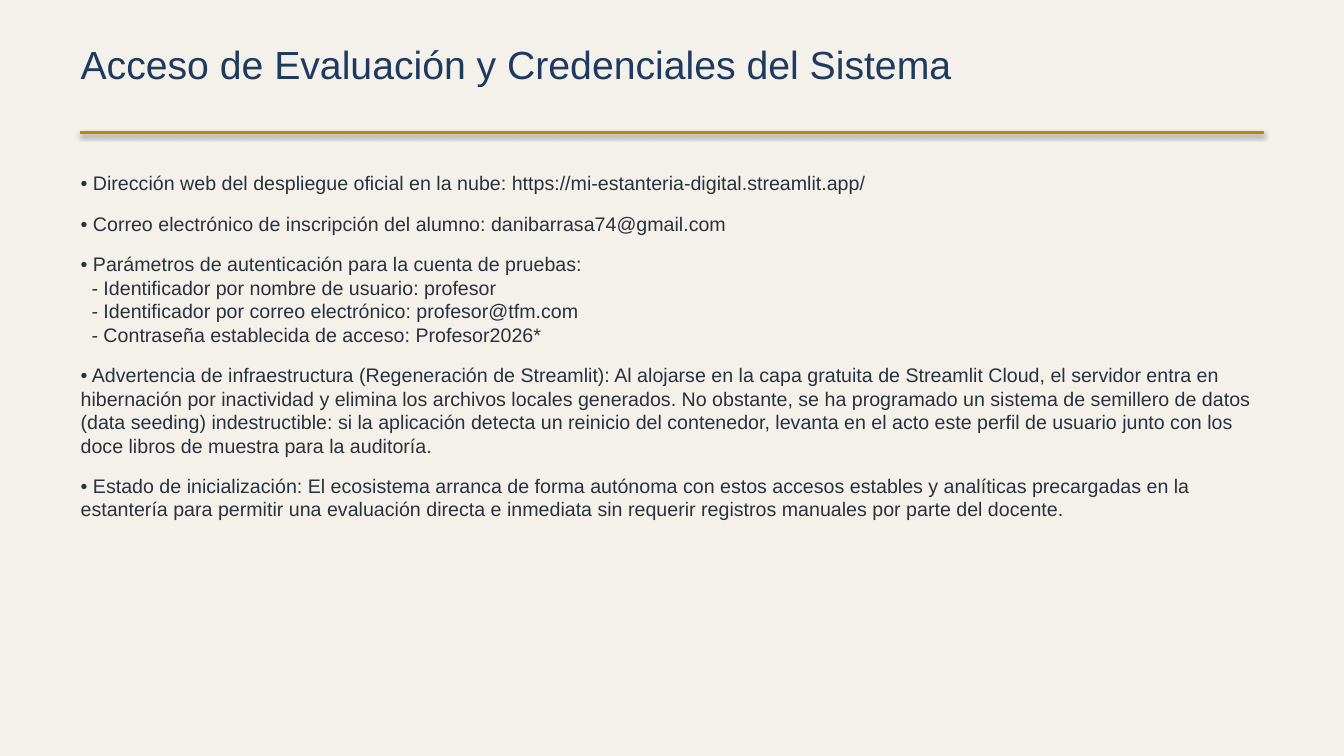
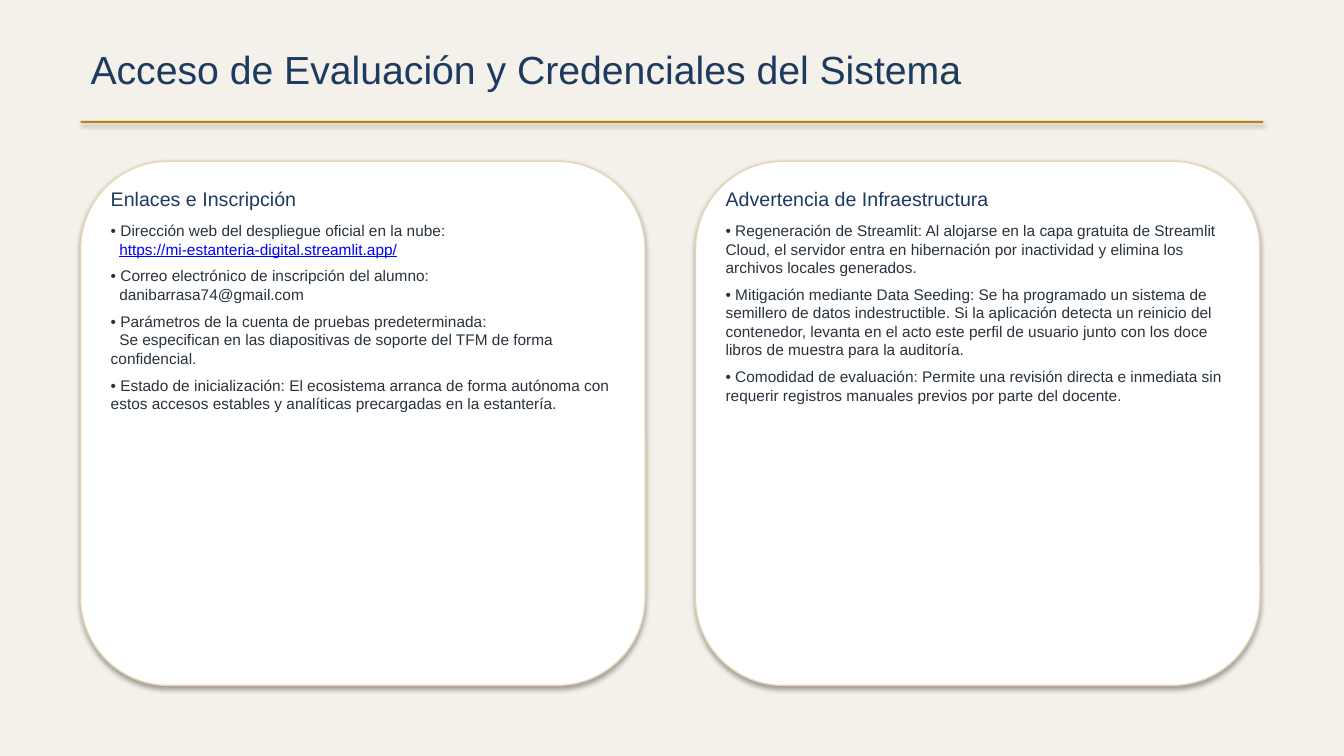
Before and after one commit to dabarra/Mi-Estanteria-Digital, a slide deck: slide 2 of Presentacion_TFM_Daniel_Barrasa.pptx. Drawn at 1344x756 pixels with LibreOffice and Linux fonts; fonts in the diff are those of the drawing. Boxes give left, top, right and bottom in pixels: in the first picture for what was removed or moved away, otherwise in the second. Text is boxed around its words. In the diff, an @@ line names an element or a change of style, - is before the commit and + after.

Commit message:
docs: actualizar presentación ejecutiva del TFM a la versión premium v3 - Incorporada la justificación metodológica de la persistencia y el enfoque PMV asistido por IA. - Añadida nueva sección con la estrategia de testing (pruebas unitarias, control de concurrencia y validación de contramedidas). - Documentadas las métricas de rendimiento del semillero automatizado (<1.5s) y de compresión multimedia de Pillow (~45%). - Establecida la hoja de ruta evolutiva a largo plazo (PostgreSQL, Amazon S3 y recomendador semántico de lecturas basado en LLMs).

```diff
--- a/Presentacion_TFM_Daniel_Barrasa.pptx
+++ b/Presentacion_TFM_Daniel_Barrasa.pptx
@@ text "Acceso de Evaluación y Credenciales ...": place and size @@
-text "Acceso de Evaluación y Credenciales ..." at [81, 50, 951, 87]
+text "Acceso de Evaluación y Credenciales ..." at [91, 55, 961, 92]
@@ rectangle: place and size @@
-rectangle at [81, 131, 1263, 134]
+rectangle at [81, 121, 1263, 123]
@@ rectangle at [81, 121, 1263, 123]: outline #B8860B 0.75 pt to none @@
@@ rounded rectangle added at [81, 161, 645, 686], fill #FFFFFF, outline #E6D7B4 1 pt @@
@@ rounded rectangle added at [696, 161, 1260, 686], fill #FFFFFF, outline #E6D7B4 1 pt @@
@@ text added at [111, 191, 609, 413], 11 pt, text #28323C @@
+Enlaces e Inscripción
+• Dirección web del despliegue oficial en la nube:
+https://mi-estanteria-digital.streamlit.app/
+• Correo electrónico de inscripción del alumno:
+danibarrasa74@gmail.com
+• Parámetros de la cuenta de pruebas predeterminada:
+Se especifican en las diapositivas de soporte del TFM de forma confidencial.
+• Estado de inicialización: El ecosistema arranca de forma autónoma con estos accesos estables y analíticas precargadas en la estantería.
@@ text at [726, 191, 1222, 404]: text changed; size 14 to 11 pt @@
-• Dirección web del despliegue oficial en la nube: https://mi-estanteria-digital.streamlit.app/
-• Correo electrónico de inscripción del alumno: danibarrasa74@gmail.com
-• Parámetros de autenticación para la cuenta de pruebas:
-- Identificador por nombre de usuario: profesor
-- Identificador por correo electrónico: profesor@tfm.com
-- Contraseña establecida de acceso: Profesor2026*
-• Advertencia de infraestructura (Regeneración de Streamlit): Al alojarse en la capa gratuita de Streamlit Cloud, el servidor entra en hibernación por inactividad y elimina los archivos locales generados. No obstante, se ha programado un sistema de semillero de datos (data seeding) indestructible: si la aplicación detecta un reinicio del contenedor, levanta en el acto este perfil de usuario junto con los doce libros de muestra para la auditoría.
-• Estado de inicialización: El ecosistema arranca de forma autónoma con estos accesos estables y analíticas precargadas en la estantería para permitir una evaluación directa e inmediata sin requerir registros manuales por parte del docente.
+Advertencia de Infraestructura
+• Regeneración de Streamlit: Al alojarse en la capa gratuita de Streamlit Cloud, el servidor entra en hibernación por inactividad y elimina los archivos locales generados.
+• Mitigación mediante Data Seeding: Se ha programado un sistema de semillero de datos indestructible. Si la aplicación detecta un reinicio del contenedor, levanta en el acto este perfil de usuario junto con los doce libros de muestra para la auditoría.
+• Comodidad de evaluación: Permite una revisión directa e inmediata sin requerir registros manuales previos por parte del docente.
```
Also in this commit, not shown: 5 other slides changed, 3 slides added, 2 slides removed.
